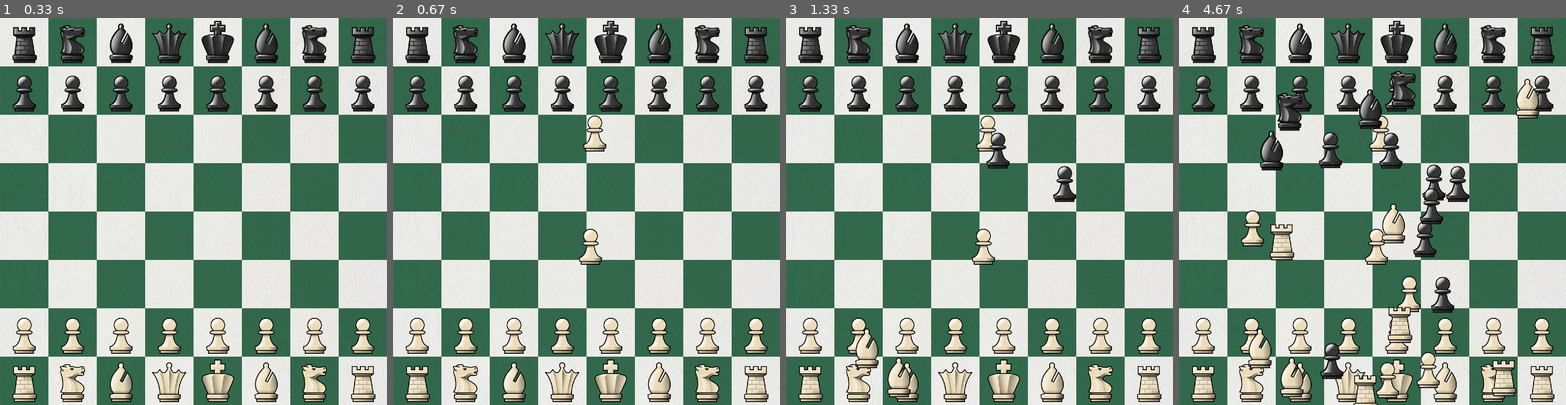
Above: before the commit, frames 1-4 (left to right).
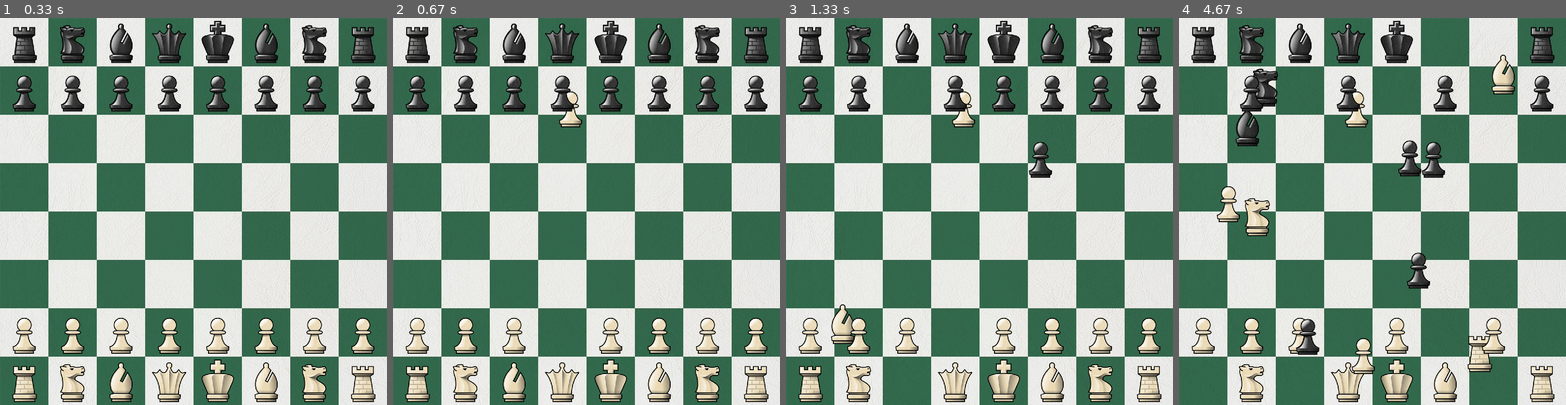
Above: after the commit, the same moments.

Repository: Haskool/Pygame-Chess
Game: pygame game, started from src/app.py
Same seed, same stepped clock (60 frames per second), same inputs: the game is played once before the commit and once after it.
Inputs (mouse positions are in pixels of both pictures, inside the frame that each line leads up to):
- Up to frame 1 (0.33 s): no input
- Up to frame 2 (0.67 s): press the mouse at (563, 331) at 0.37 s; move the mouse to (567, 219) at 0.47 s; release the mouse at (571, 107) at 0.6 s
- Up to frame 3 (1.33 s): press the mouse at (905, 381) at 0.7 s; move the mouse to (875, 350) at 0.8 s; release the mouse at (844, 323) at 0.93 s; press the mouse at (905, 91) at 1.03 s; move the mouse to (971, 122) at 1.13 s; release the mouse at (1041, 157) at 1.27 s
- Up to frame 4 (4.67 s): press the mouse at (1446, 331) at 1.37 s; move the mouse to (1403, 343) at 1.47 s; release the mouse at (1364, 350) at 1.6 s; press the mouse at (1542, 331) at 1.7 s; move the mouse to (1384, 265) at 1.8 s; release the mouse at (1229, 199) at 1.93 s; press the mouse at (1202, 381) at 2.03 s; move the mouse to (1341, 366) at 2.13 s; release the mouse at (1480, 350) at 2.27 s; press the mouse at (1446, 41) at 2.37 s; move the mouse to (1345, 83) at 2.47 s; release the mouse at (1248, 126) at 2.6 s; press the mouse at (1202, 91) at 2.7 s; move the mouse to (1306, 122) at 2.8 s; release the mouse at (1411, 157) at 2.93 s; press the mouse at (1492, 381) at 3.03 s; move the mouse to (1376, 296) at 3.13 s; release the mouse at (1256, 215) at 3.27 s; press the mouse at (1492, 91) at 3.37 s; move the mouse to (1399, 211) at 3.47 s; release the mouse at (1306, 335) at 3.6 s; press the mouse at (1395, 91) at 3.7 s; move the mouse to (1407, 180) at 3.8 s; release the mouse at (1418, 265) at 3.93 s; press the mouse at (1492, 41) at 4.03 s; move the mouse to (1380, 64) at 4.13 s; release the mouse at (1264, 87) at 4.27 s; press the mouse at (1237, 323) at 4.37 s; move the mouse to (1368, 196) at 4.47 s; release the mouse at (1504, 72) at 4.6 s

Frame 1 is identical in both runs. In frame 2, 1.2% of the frame differs, in the area x 40-56%, y 18-87%; in frame 3, 4.1%; in frame 4, 18%, in the area x 3-97%, y 1-100%.

Commit message:
Drag working fully and pieces centred

Diff:
--- a/src/app.py
+++ b/src/app.py
@@ -20,14 +20,16 @@
         if event.type == pg.QUIT:
             self._running = False
         elif event.type == MOUSEBUTTONDOWN:
-            # set a piece to be dragged
+            # set a piece to be dragged using dragging field in View
             coordinates = pg.mouse.get_pos()
             mImage = self._view.setSelectedPiece(coordinates)
         elif event.type == MOUSEMOTION:
+            # perform a drag operation
             if self._view.dragging != None:
                 coordinates = pg.mouse.get_pos()
                 self._view.drag(coordinates)
         elif event.type == MOUSEBUTTONUP:
+            # reset dragging field in View
             if self._view.dragging != None:
                 self._view.dragging.release()
                 self._view.dragging = None
--- a/src/view.py
+++ b/src/view.py
@@ -13,34 +13,30 @@
         self.mImages = []
         self.dragging = None
 
-    # note that placement coords of an image is relative to top left corner
-    # set board image and initial piece image positions
+    # construct all board images (mImages) and define their initial locations
     def on_init(self):
         board = pg.image.load("resources\\board.jpg").convert()
         board = pg.transform.scale(board, self.size)
         self.background = board
-        self._display_surf.blit(board, (0, 0))
 
         colours = ["w", "b"]
         piecePaths = ["r", "n", "b", "q", "k"]
         row = ["r", "n", "b", "q", "k", "b", "n", "r"]
         for colour in colours:
             y = 0 if colour == "b" else self.height - self.pheight
-            # Set major pieces
             for piece in piecePaths:
                 for i, pieceName in enumerate(row):
                     if pieceName == piece:
                         x = i * self.pwidth
                         pI = mImage("resources\\{}{}.png".format(colour, piece), (x, y), self.psize)
-                        self._display_surf.blit(pI.image, pI.pos)
                         self.mImages.append(pI)
 
-            # Set pawns
             y = self.pheight if colour == "b" else self.height - 2 * self.pheight
             for x in range(0, self.width, self.pwidth):
                 pI = pI = mImage("resources\\{}p.png".format(colour), (x, y), self.psize)
-                self._display_surf.blit(pI.image, (x, y))
                 self.mImages.append(pI)
+
+        self.refresh()
 
     # decides which piece was clicked (if any) and sets the dragging field to it
     def setSelectedPiece(self, mousePos):
@@ -51,11 +47,16 @@
         self.dragging = None
 
     # performs a drag operation update
+    # recentres image so centre aligns with mouse
     def drag(self, coords):
         assert self.dragging != None
         image = self.dragging.image
+        coords = tuple(map(lambda a , b : a - b/2, coords, self.dragging.size))
         self.dragging.move(coords)
-        self._display_surf.blit(image, coords)
+        self.refresh()
 
+    # re-blits every image to its last updated position
     def refresh(self):
-        pass
+        self._display_surf.blit(self.background, (0, 0))
+        for movingI in self.mImages:
+            self._display_surf.blit(movingI.image, movingI.pos)
